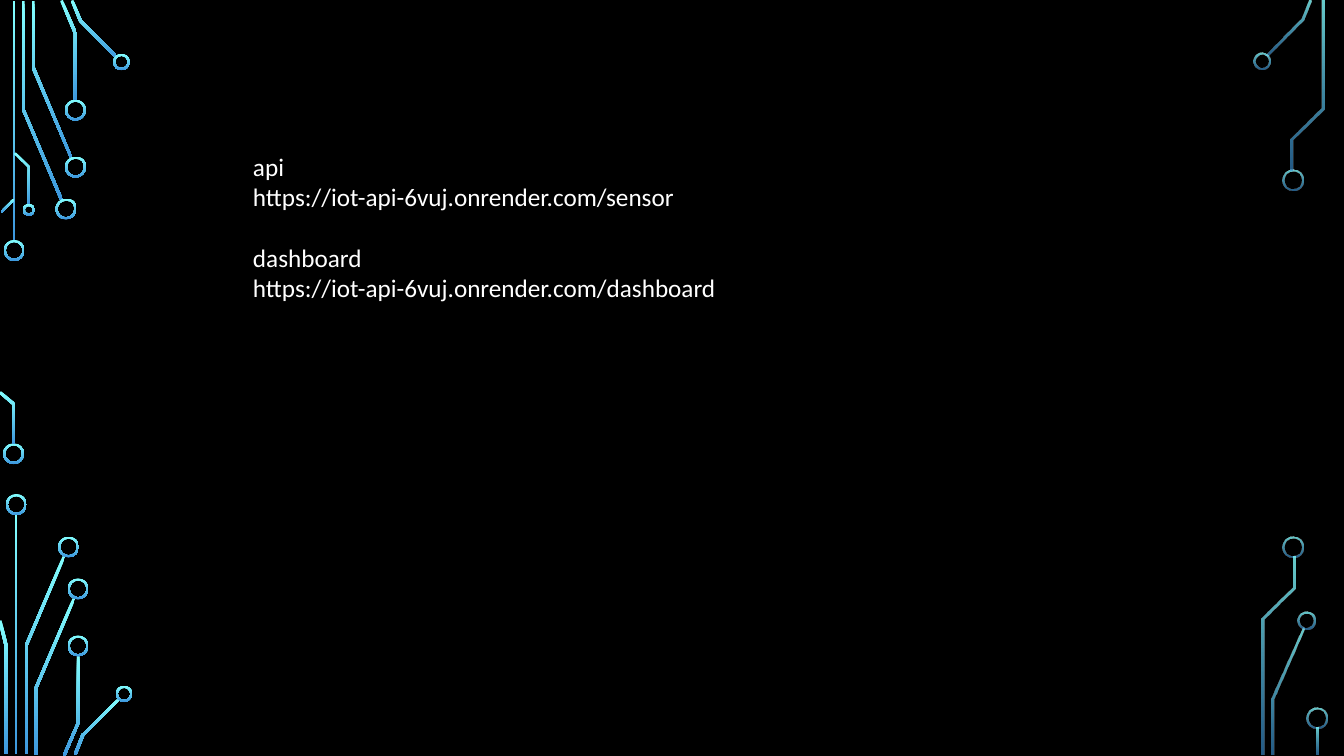
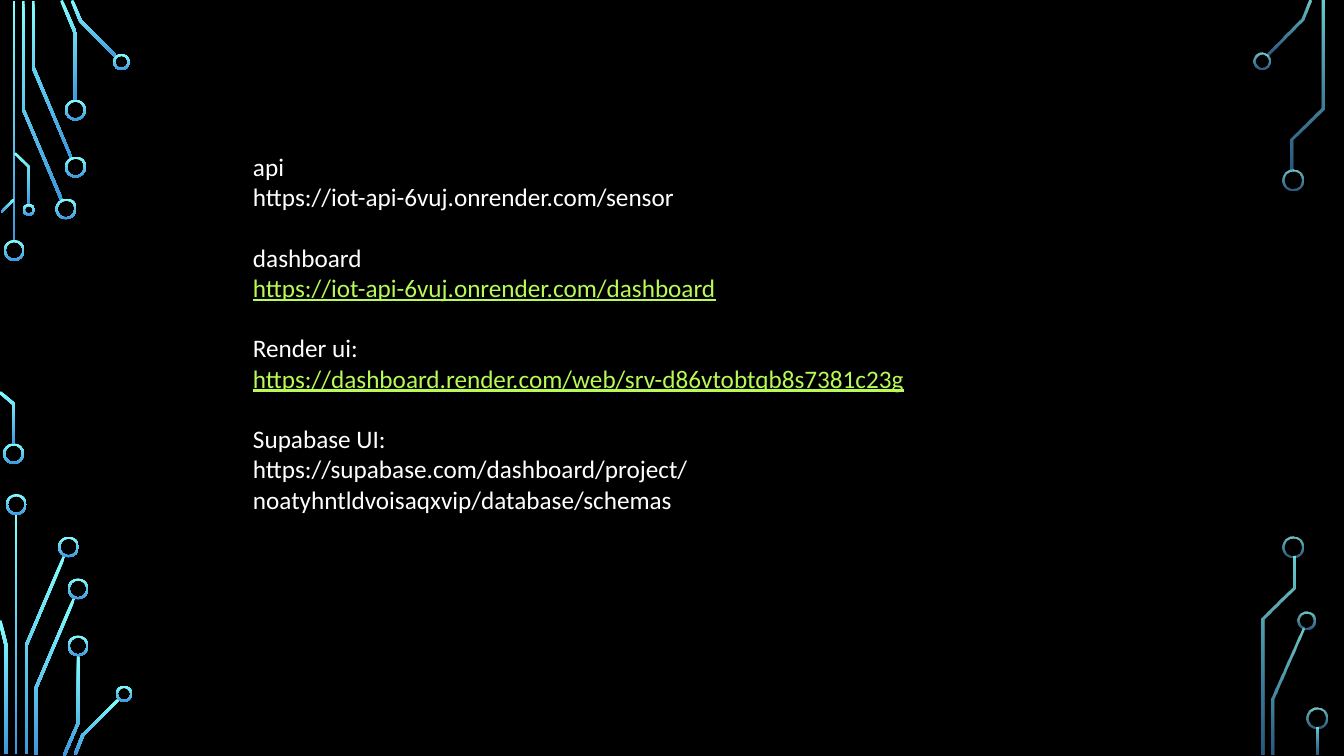
Before and after one commit to 25007839d/iot-data-engineering-platform, a slide deck: slide 8 of src/docs/dk-iot.pptx. Drawn at 1344x756 pixels with LibreOffice and Linux fonts; fonts in the diff are those of the drawing; background and template pictures are left out. Boxes give left, top, right and bottom in pixels: in the first picture for what was removed or moved away, otherwise in the second. Text is boxed around its words. In the diff, an @@ line names an element or a change of style, - is before the commit and + after.

Commit message:
supabase table column changed and added new field

```diff
--- a/src/docs/dk-iot.pptx
+++ b/src/docs/dk-iot.pptx
@@ text at bbox=[253, 279, 715, 302]: text colour #FFFFFF to #B8FA56, underline on in "https://iot-api-6vuj.onrender.com/dashboard" @@
@@ text at bbox=[253, 339, 903, 513]: paragraphs added @@
+Render ui:
+https://dashboard.render.com/web/srv-d86vtobtqb8s7381c23g
+Supabase UI:
+https://supabase.com/dashboard/project/noatyhntldvoisaqxvip/database/schemas
```
Also in this commit, not shown: 6 other files.
